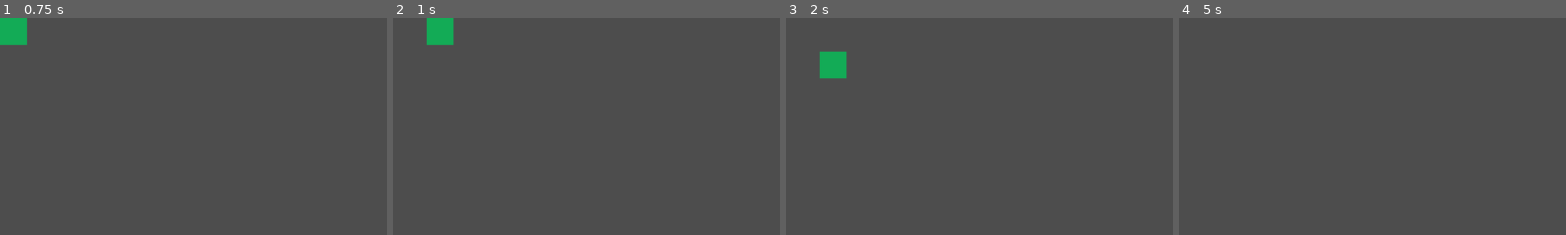
Above: before the commit, frames 1-4 (left to right).
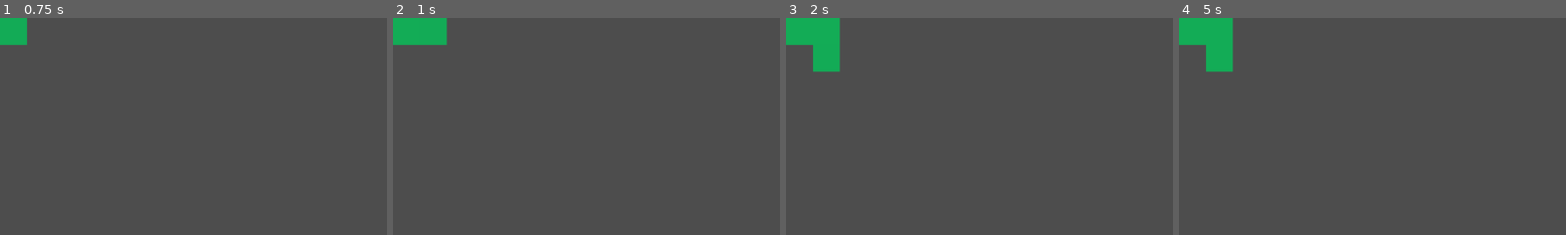
Above: after the commit, the same moments.

Repository: jedim101/snake
Game: Godot game, scene res://scenes/main.tscn
Two runs of this game, one before a commit and one after it. Both use one fixed random seed, a clock stepped at 60 frames per second and the inputs below.
Inputs:
- Up to frame 1 (0.75 s): tap Enter at 0.5 s; hold Right (move_right) from 0.53 s (still down)
- Up to frame 2 (1 s): keep holding Right (move_right)
- Up to frame 3 (2 s): tap Space at 1.25 s; release Right (move_right) at 1.28 s; hold Down (move_down) from 1.28 s (still down)
- Up to frame 4 (5 s): release Down (move_down) at 2.03 s; hold Right (move_right) 2.03-2.78 s; tap Enter at 2.75, 4.25 s; hold Up (move_up) 2.78-3.53 s; tap Space at 3.5 s; hold Left (move_left) from 3.53 s (still down)
The pictures show only the part of the screen within x 0-50%, y 0-50%; the shares and areas given below are measured in that part.

Frame 1 is identical in both runs. In frame 2, 1.3% of the frame differs, in the area x 0-16%, y 0-13%; in frame 3, 2.6%; in frame 4, 2.6%, in the area x 0-15%, y 0-25%.

Commit message:
actual snake now

Diff:
--- a/scenes/main.gd
+++ b/scenes/main.gd
@@ -18,6 +18,15 @@
 		direction = Vector2(0, -1)
 
 func _on_Timer_timeout():
-	$Head.position += direction * 50
+	var body_segment = ColorRect.new();
+	add_child(body_segment)
+
+	body_segment.position = $Head.position
+	body_segment.color = "#13ac56"
+	body_segment.size.x = 40
+	body_segment.size.y = 40
+
+
+	$Head.position += direction * 40
 
 	$Timer.start()
